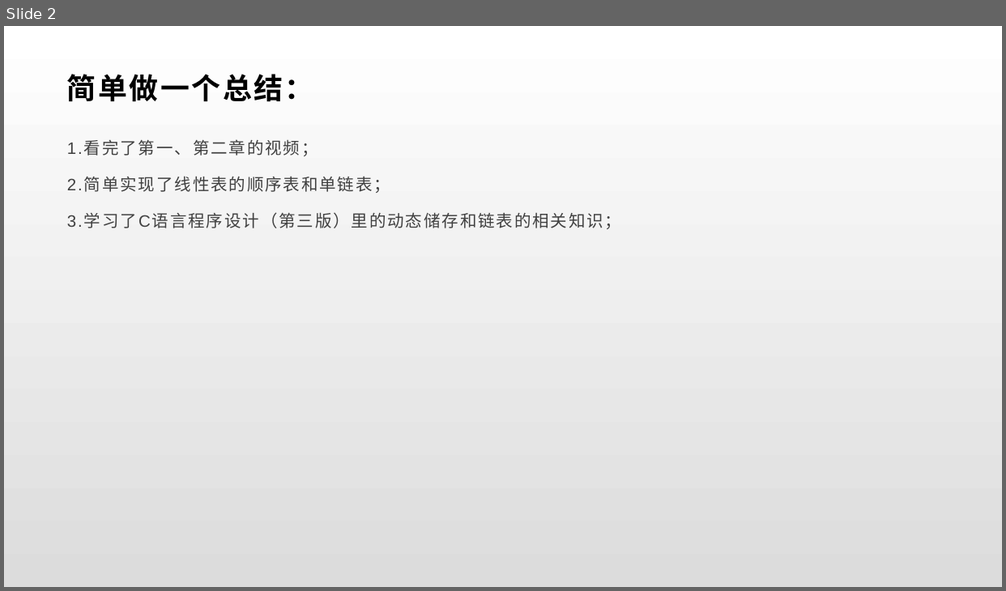
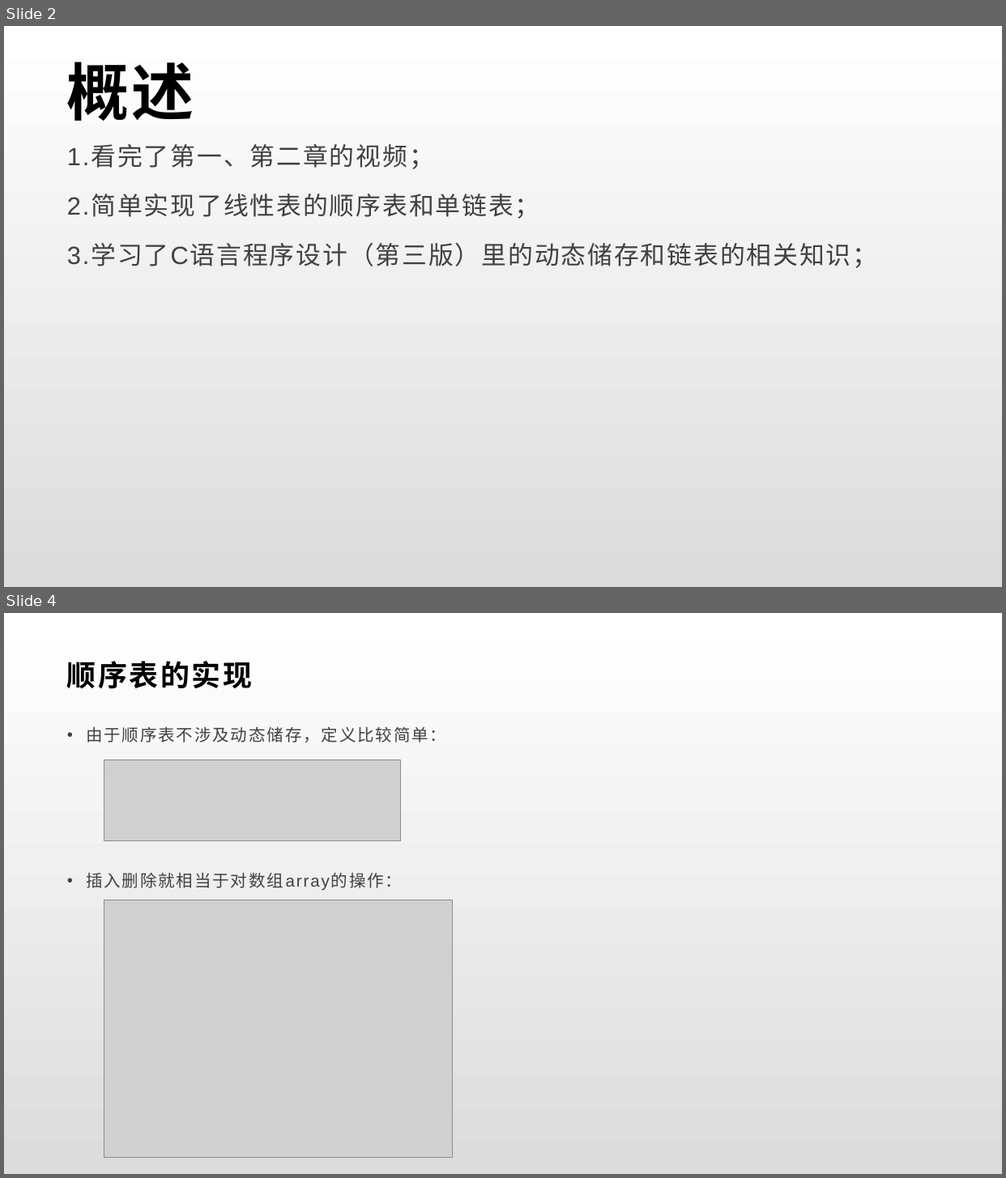
Before and after one commit to SSPUlearningteam1/WHS, a slide deck: 20200113-20190117王华胜.pptx. Shown one above the other, each under a label of ours: slide 2 before the commit, slides 2 and 4 after it; the slides between them are not shown. The pictures are 1006x591 and 1006x1178 pixels, drawn with LibreOffice and Linux fonts; fonts in the diff are those of the drawing; grey boxes stand for pictures. Boxes give left, top, right and bottom in pixels: in the first picture for what was removed or moved away, otherwise in the second. Text is boxed around its words. In the diff, an @@ line names an element or a change of style, - is before the commit and + after.

```diff
--- a/20200113-20190117王华胜.pptx
+++ b/20200113-20190117王华胜.pptx
@@ slide 4 added at bbox=[4, 613, 1002, 1174], background gradient #FFFFFF to #DCDCDC @@
@@ title added at bbox=[67, 661, 252, 689], 28 pt, text #000000, bold @@
+顺序表的实现
@@ text added at bbox=[86, 726, 446, 888], 16 pt, text #404040 @@
+• 由于顺序表不涉及动态储存，定义比较简单：
+• 插入删除就相当于对数组array的操作：
@@ picture added at bbox=[104, 760, 401, 841] @@
@@ picture added at bbox=[104, 900, 453, 1158] @@
@@ slide 2 changed as well @@
@@ title at bbox=[67, 62, 194, 121]: text changed; size 28 to 60 pt @@
-简单做一个总结：
+概述
@@ text "1.看完了第一、第二章的视频；" at bbox=[67, 146, 877, 268]: size 16 to 24 pt @@
```
Also in this commit, not shown: 1 other slide changed, 4 other slides added.
